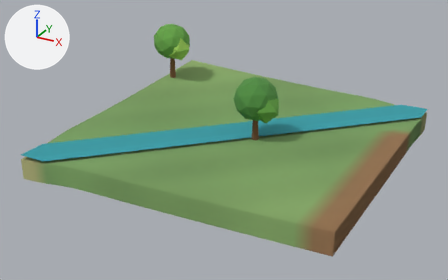
An edit to the glTF model client/public/models/chunks/-2_3.glb, drawn before and after from the same camera.
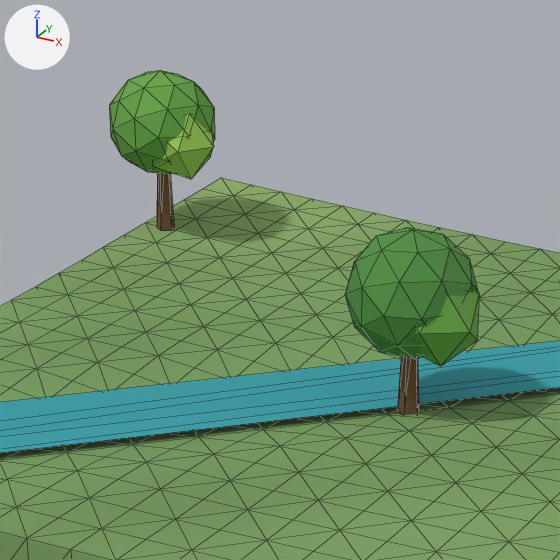
There are two pictures of each version: one whole from a camera (50 mm lens) standing at (-18.9, -156.2, 23.9) and looking at (-46.1, -106.8, -0.8), one close up on the part from 26% to 68% of the width and 0% to 68% of the height. Arrows for +X, +Y and +Z are at upper left; the lights stay in place. The first two pictures are the older version. The close-ups show mesh edges as thin lines. Vertices at exactly the same position are counted once.

Names of what the first close-up shows: 'scenery', 'terrain'.
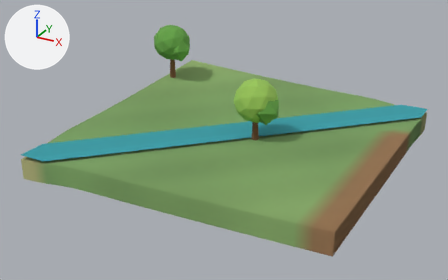
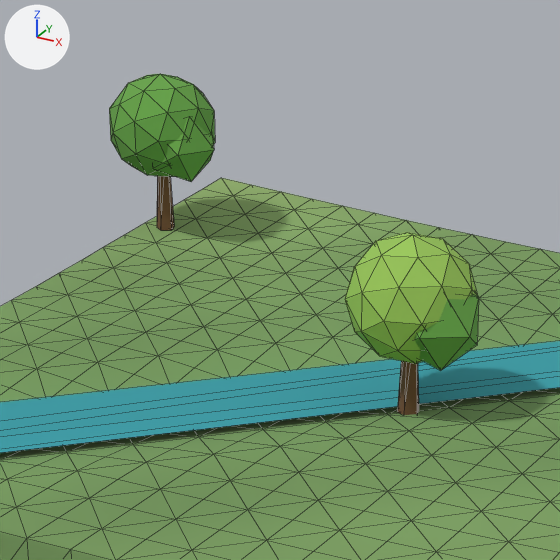
Edits to the scene script, one JSON object a line:
```json
{"block": "me_scenery", "where": "# used by ob_scenery; location = (0.0, 0.0, 0.0)"}
{"op": "remove", "block": "me_scenery", "code": "me_scenery.from_pydata(...)  # 140 vertices, 246 faces; spans x -61.3..-30.0, y -120.0..-90.0, z -0.4..7.2"}
{"op": "add", "block": "me_scenery", "code": "me_scenery.from_pydata(...)  # 140 vertices, 246 faces; spans x -61.3..-30.0, y -120.0..-90.0, z -0.4..7.0"}
{"block": "me_scenery", "change": "me_scenery part 1: the whole mesh is moved by (0.0, 0.0, -0.1)"}
{"block": "me_scenery", "change": "me_scenery part 2: 188 faces centred in x -61.1..-40.6, y -108.1..-94.0, z 2.0..6.9 are repainted in the vertex colours; the middle colour goes from green #64a046 to green #68a749"}
```

What differs and where, as boxes (x1, y1, x2, y2) in the close-ups (560 x 560 px; the box of a moved part takes in the faces that stretch with it):
```json
{"object": "scenery", "change": "recoloured, moved", "before": [0, 70, 560, 453], "after": [0, 74, 560, 453]}
{"part": 1, "of": "me_scenery", "change": "moved or reshaped", "before": [109, 70, 479, 415], "after": [109, 74, 479, 415]}
{"part": 2, "of": "me_scenery", "change": "recoloured", "before": [109, 74, 479, 366], "after": [109, 74, 479, 366]}
```
